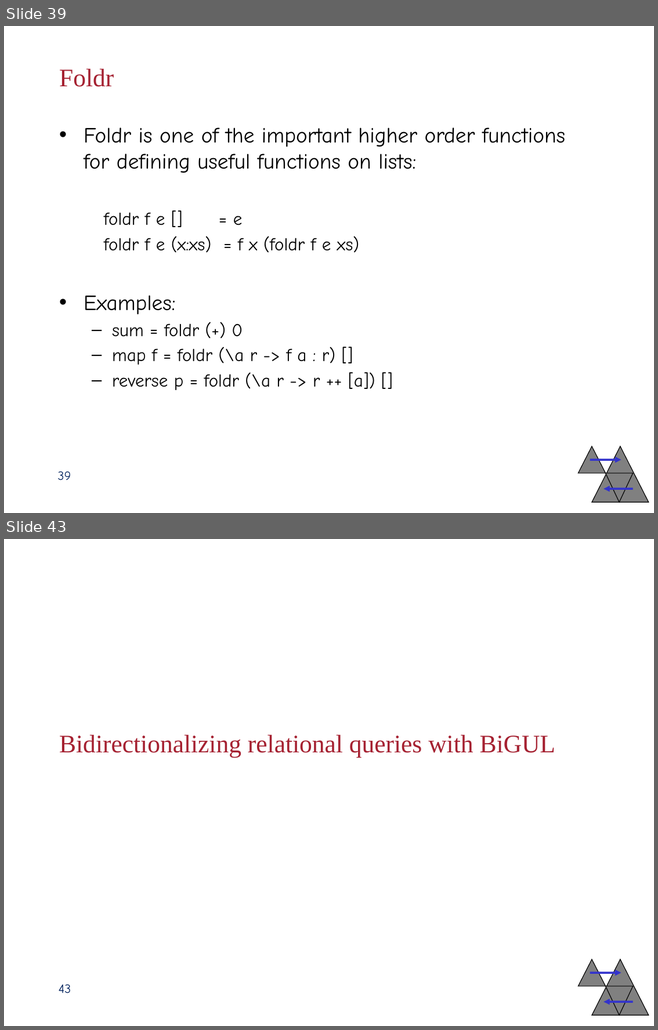
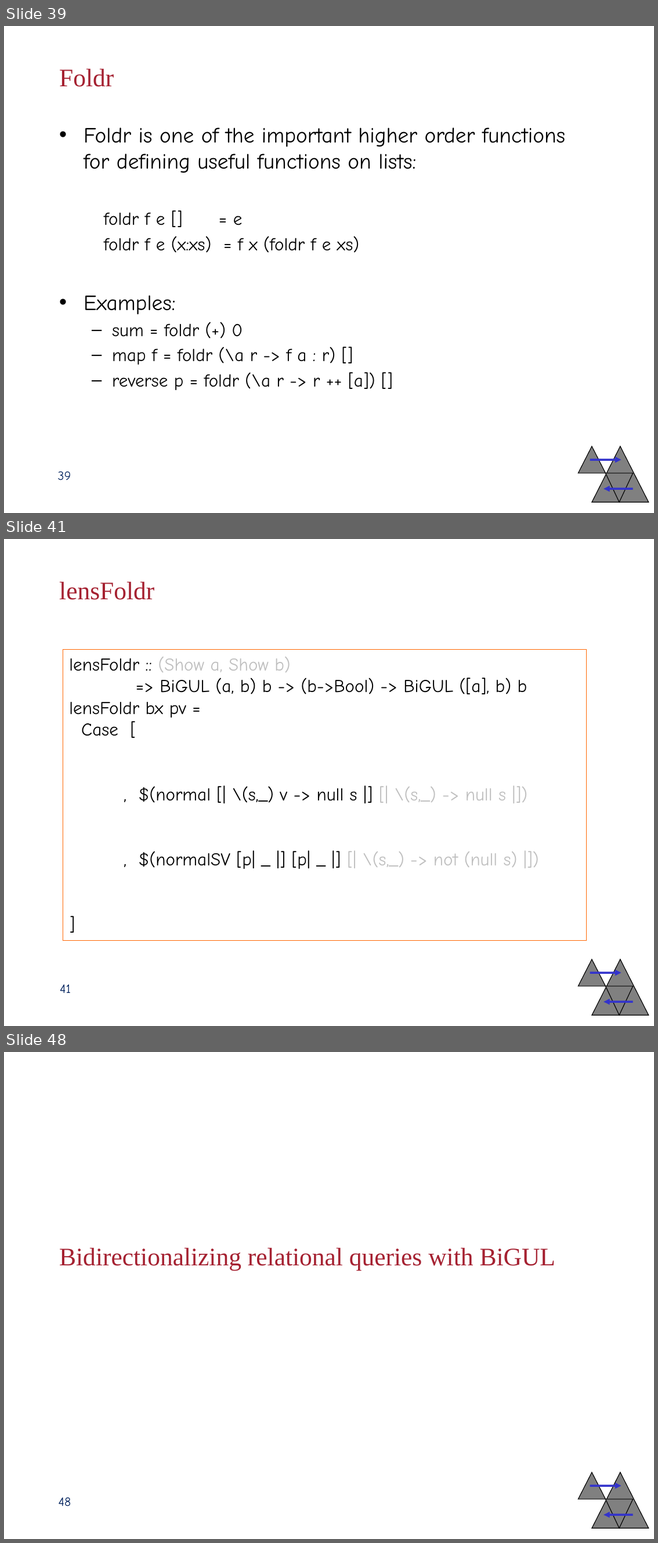
Before and after one commit to blank71/bigul-nix-flake, a slide deck: SummerSchool16/slides/hu.pptx. Shown one above the other, each under a label of ours: slides 39 and 43 before the commit, slides 39, 41 and 48 after it; the slides between them are not shown. The pictures are 658x1030 and 658x1543 pixels, drawn with LibreOffice and Linux fonts; fonts in the diff are those of the drawing; background and template pictures are left out. Boxes give left, top, right and bottom in pixels: in the first picture for what was removed or moved away, otherwise in the second. Text is boxed around its words. In the diff, an @@ line names an element or a change of style, - is before the commit and + after.

```diff
--- a/SummerSchool16/slides/hu.pptx
+++ b/SummerSchool16/slides/hu.pptx
@@ slide 41 added at <box>4,539,654,1026</box>, background #FFFFFF; not listed: 5 template elements that a slide beside it also shows @@
@@ title added at <box>59,581,154,600</box>, 28 pt, text #A52131 @@
+lensFoldr
@@ rectangle added at <box>63,649,586,940</box>, outline #FF6600 0.75 pt, 20 pt, text #000000 @@
+lensFoldr :: (Show a, Show b)
+=> BiGUL (a, b) b -> (b->Bool) -> BiGUL ([a], b) b
+lensFoldr bx pv =
+Case [
+, $(normal [| \(s,_) v -> null s |] [| \(s,_) -> null s |])
+, $(normalSV [p| _ |] [p| _ |] [| \(s,_) -> not (null s) |])
+]
@@ page number added at <box>60,984,71,993</box>, 14 pt, text #03235E @@
+41
@@ what was slide 43 is now slide 48 @@
@@ page number at <box>59,1497,71,1506</box>: text changed @@
-43
+48
```
Also in this commit, not shown: 3 slides changed, 4 other slides added, 1 other file.
